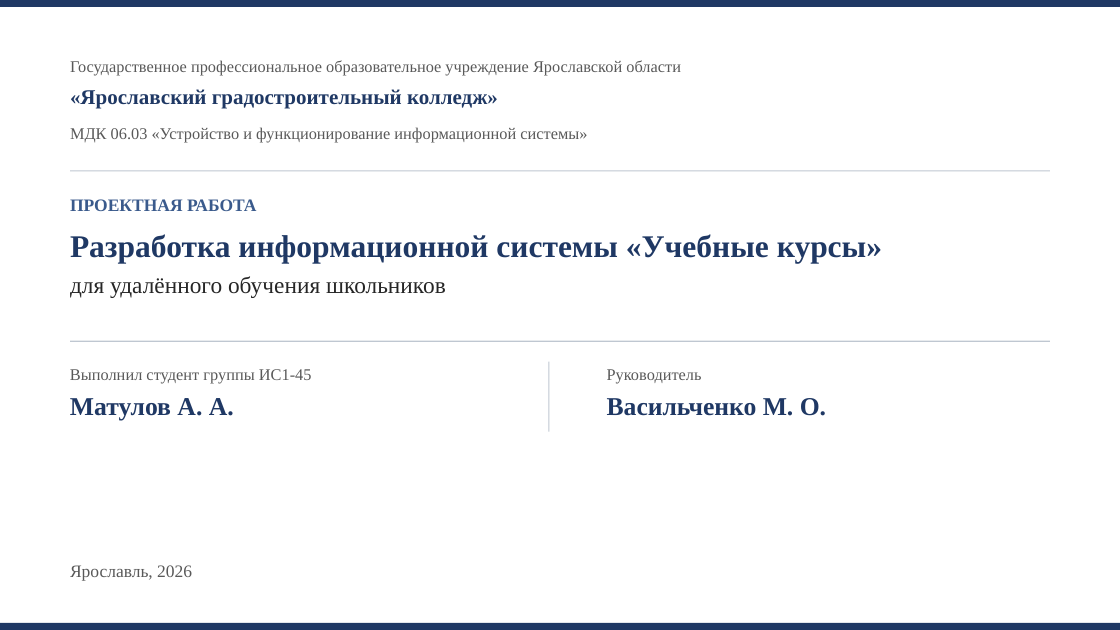
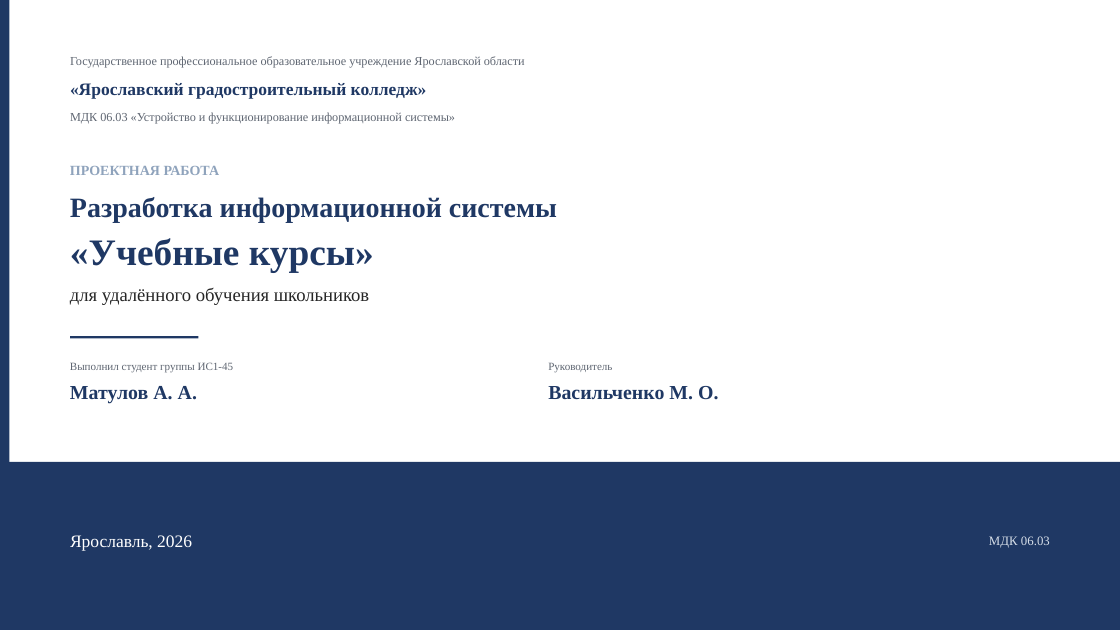
Before and after one commit to CoBa-3325/up03-uchebnye-kursy, a slide deck: slide 1 of Презентация к защите.pptx. Drawn at 1120x630 pixels with LibreOffice and Linux fonts; fonts in the diff are those of the drawing. Boxes give left, top, right and bottom in pixels: in the first picture for what was removed or moved away, otherwise in the second. Text is boxed around its words. In the diff, an @@ line names an element or a change of style, - is before the commit and + after.

```diff
--- a/Презентация к защите.pptx
+++ b/Презентация к защите.pptx
@@ rectangle: place and size @@
-rectangle at <box>0,0,1120,7</box>
+rectangle at <box>0,0,9,630</box>
@@ text "Государственное профессиональное образовательное учреждение  ..." at <box>70,56,525,68</box>: size 14 to 10.5 pt, text colour #595959 to #5F6672; line spacing 1 to 1.15 @@
@@ text "«Ярославский градостроительный колледж»" at <box>70,83,427,99</box>: size 18 to 15 pt; line spacing 1 to 1.15 @@
@@ text "МДК 06.03 «Устройство и функционирование ..." at <box>70,112,455,124</box>: size 14 to 10.5 pt, text colour #595959 to #5F6672; line spacing 1 to 1.15 @@
@@ text "МДК 06.03 «Устройство и функционирование ...": place and size @@
-text "МДК 06.03 «Устройство и функционирование ..." at <box>70,127,587,143</box>
+text "МДК 06.03 «Устройство и функционирование ..." at <box>70,112,455,124</box>
@@ text "ПРОЕКТНАЯ РАБОТА": place and size @@
-text "ПРОЕКТНАЯ РАБОТА" at <box>70,199,257,211</box>
+text "ПРОЕКТНАЯ РАБОТА" at <box>70,166,220,175</box>
@@ text "ПРОЕКТНАЯ РАБОТА" at <box>70,166,220,175</box>: size 15 to 12 pt, text colour #3A5A8C to #8FA3BC; line spacing 1 to 1.15 @@
@@ rectangle removed at <box>70,171,1050,171</box> @@
@@ text at <box>70,197,557,222</box>: text changed; size 27 to 24 pt @@
-Разработка информационной системы «Учебные курсы»
+Разработка информационной системы
@@ text added at <box>70,238,374,272</box>, 32 pt, text #1F3864, bold @@
+«Учебные курсы»
@@ text "для удалённого обучения школьников": place and size @@
-text "для удалённого обучения школьников" at <box>70,276,446,298</box>
+text "для удалённого обучения школьников" at <box>70,288,369,305</box>
@@ text "для удалённого обучения школьников" at <box>70,288,369,305</box>: size 20 to 16 pt; line spacing 1 to 1.15 @@
@@ text "Выполнил студент группы ИС1-45": place and size @@
-text "Выполнил студент группы ИС1-45" at <box>70,369,312,384</box>
+text "Выполнил студент группы ИС1-45" at <box>70,362,234,372</box>
@@ text "Выполнил студент группы ИС1-45" at <box>70,362,234,372</box>: size 14 to 9.5 pt, text colour #595959 to #5F6672; line spacing 1 to 1.15 @@
@@ rectangle removed at <box>70,341,1050,342</box> @@
@@ rectangle added at <box>70,336,198,339</box>, fill #1F3864 @@
@@ text "Руководитель" at <box>548,362,612,372</box>: size 14 to 9.5 pt, text colour #595959 to #5F6672; line spacing 1 to 1.15 @@
@@ text "Руководитель": place and size @@
-text "Руководитель" at <box>607,369,702,384</box>
+text "Руководитель" at <box>548,362,612,372</box>
@@ text "Матулов А. А.": place and size @@
-text "Матулов А. А." at <box>70,398,234,420</box>
+text "Матулов А. А." at <box>70,386,197,403</box>
@@ text "Матулов А. А." at <box>70,386,197,403</box>: size 22 to 17 pt; line spacing 1 to 1.15 @@
@@ text "Васильченко М. О." at <box>548,386,718,400</box>: size 22 to 17 pt; line spacing 1 to 1.15 @@
@@ text "Васильченко М. О.": place and size @@
-text "Васильченко М. О." at <box>607,398,826,416</box>
+text "Васильченко М. О." at <box>548,386,718,400</box>
@@ rectangle removed at <box>549,362,549,432</box> @@
@@ rectangle: place and size @@
-rectangle at <box>0,623,1120,630</box>
+rectangle at <box>0,462,1120,630</box>
@@ text "Ярославль, 2026": place and size @@
-text "Ярославль, 2026" at <box>70,565,192,581</box>
+text "Ярославль, 2026" at <box>70,535,192,551</box>
@@ text "Ярославль, 2026" at <box>70,535,192,551</box>: text colour #595959 to #FFFFFF; line spacing 1 to 1.15 @@
@@ text added at <box>989,536,1050,548</box>, 11 pt, text #D6DEE8 @@
+МДК 06.03
```
Also in this commit, not shown: 8 other slides changed.
